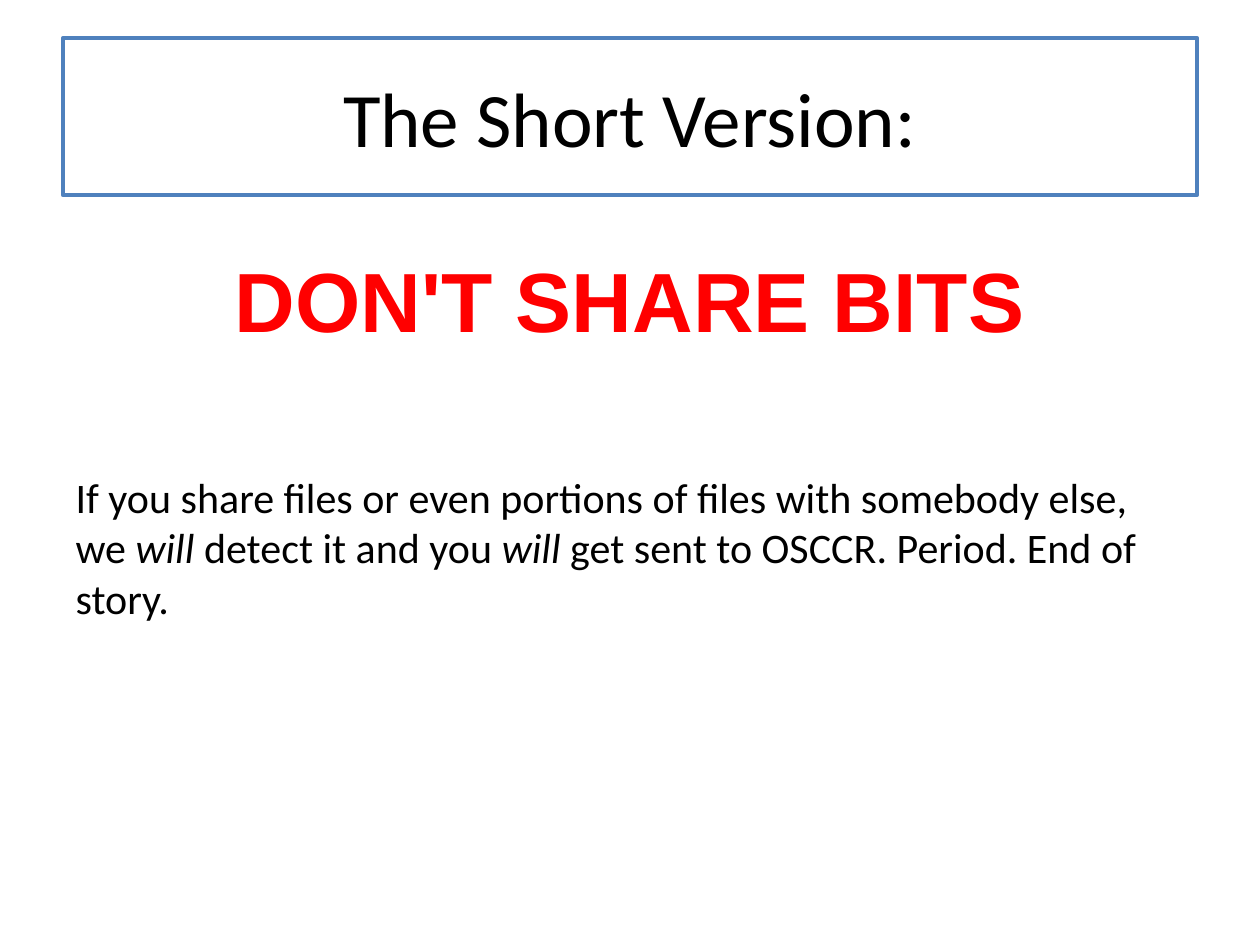
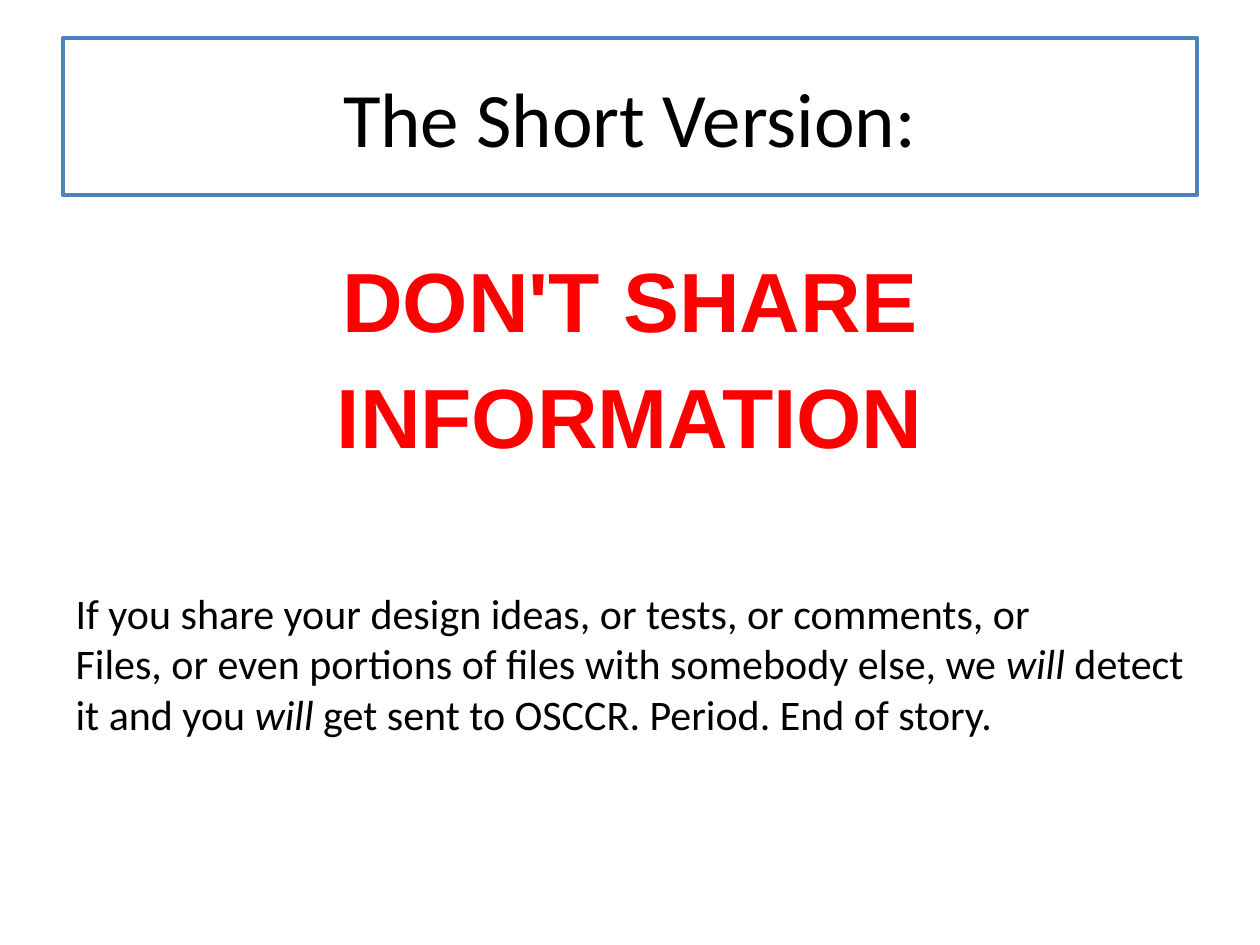
Before and after one commit to mwand/cs5010f17, a slide deck: slide 9 of Slides/Lesson 0.3 Academic Honesty.pptx (slide 7 before the commit). Drawn at 1260x945 pixels with LibreOffice and Linux fonts; fonts in the diff are those of the drawing. Boxes give left, top, right and bottom in pixels: in the first picture for what was removed or moved away, otherwise in the second. Text is boxed around its words. In the diff, an @@ line names an element or a change of style, - is before the commit and + after.

```diff
--- a/Slides/Lesson 0.3 Academic Honesty.pptx
+++ b/Slides/Lesson 0.3 Academic Honesty.pptx
@@ text at (x1=76, y1=273, x2=1183, y2=738): text changed @@
-DON'T SHARE BITS
-If you share files or even portions of files with somebody else, we will detect it and you will get sent to OSCCR. Period. End of story.
+DON'T SHARE INFORMATION
+If you share your design ideas, or tests, or comments, or
+Files, or even portions of files with somebody else, we will detect it and you will get sent to OSCCR. Period. End of story.
```
Also in this commit, not shown: 4 other slides changed, 7 slides added, 44 other files.
